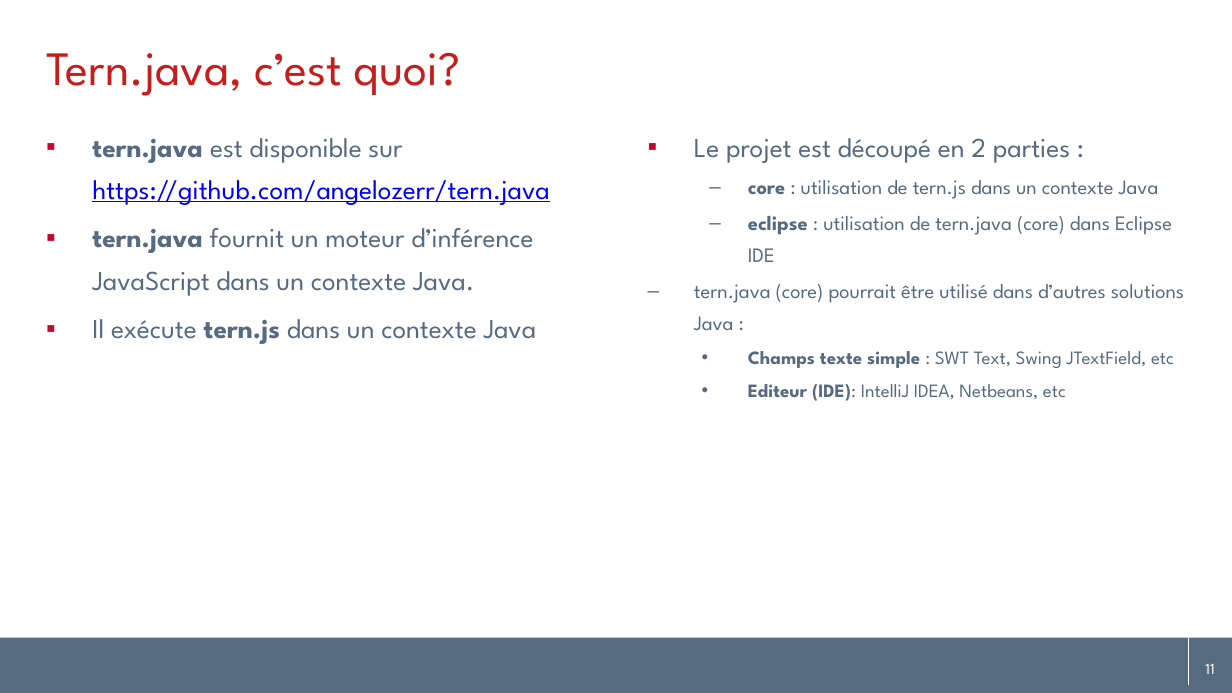
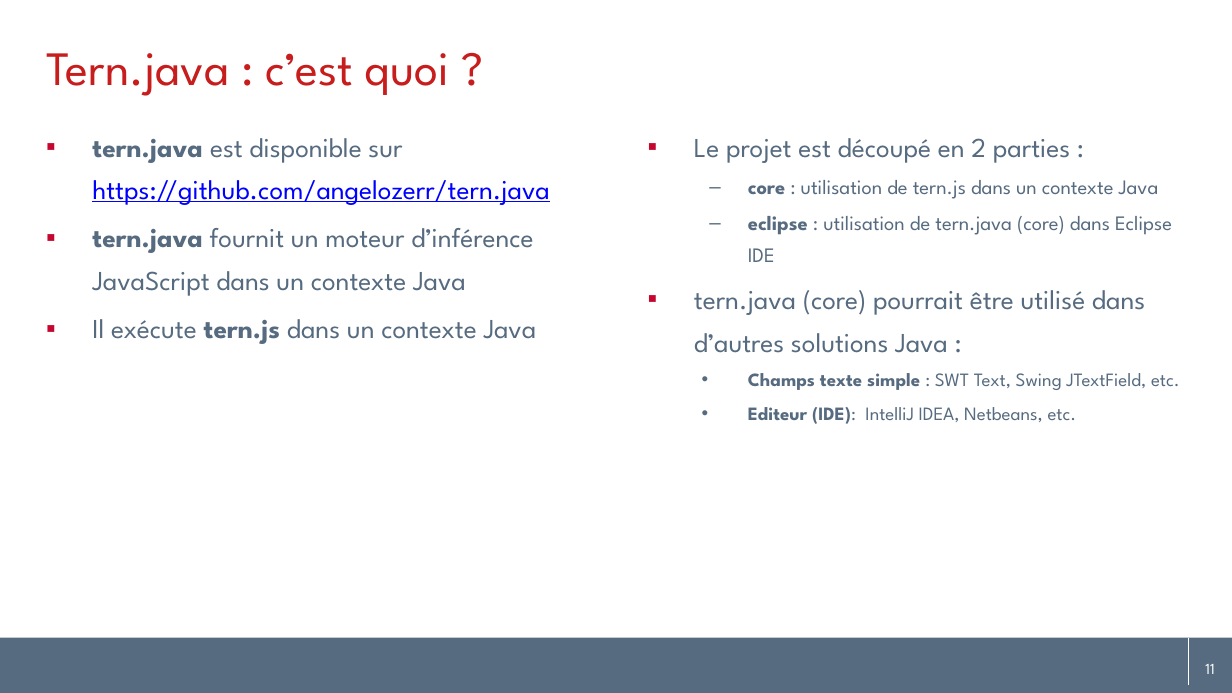
Before and after one commit to angelozerr/tern.java, a slide deck: slide 11 of docs/tern.java_fr.pptx. Drawn at 1232x693 pixels with LibreOffice and Linux fonts; fonts in the diff are those of the drawing; background and template pictures are left out. Boxes give left, top, right and bottom in pixels: in the first picture for what was removed or moved away, otherwise in the second. Text is boxed around its words. In the diff, an @@ line names an element or a change of style, - is before the commit and + after.

```diff
--- a/docs/tern.java_fr.pptx
+++ b/docs/tern.java_fr.pptx
@@ title at <box>46,53,449,96</box>: text changed @@
-Tern.java, c’est quoi?
+Tern.java : c’est quoi ?
@@ text at <box>92,228,533,296</box>: text changed @@
-▪ tern.java fournit un moteur d’inférence JavaScript dans un contexte Java.
+▪ tern.java fournit un moteur d’inférence JavaScript dans un contexte Java
@@ text at <box>694,290,1145,353</box>: size 12 to 16 pt in "tern.java (core) pourrait être utilisé dans d’autres ..."; bullet – to ▪ @@
@@ text at <box>748,373,1180,424</box>: text changed @@
-    • Champs texte simple : SWT Text, Swing JTextField, etc
-    • Editeur (IDE): IntelliJ IDEA, Netbeans, etc
+    • Champs texte simple : SWT Text, Swing JTextField, etc.
+    • Editeur (IDE): IntelliJ IDEA, Netbeans, etc.
```
Also in this commit, not shown: 23 other slides changed, 1 other file.
